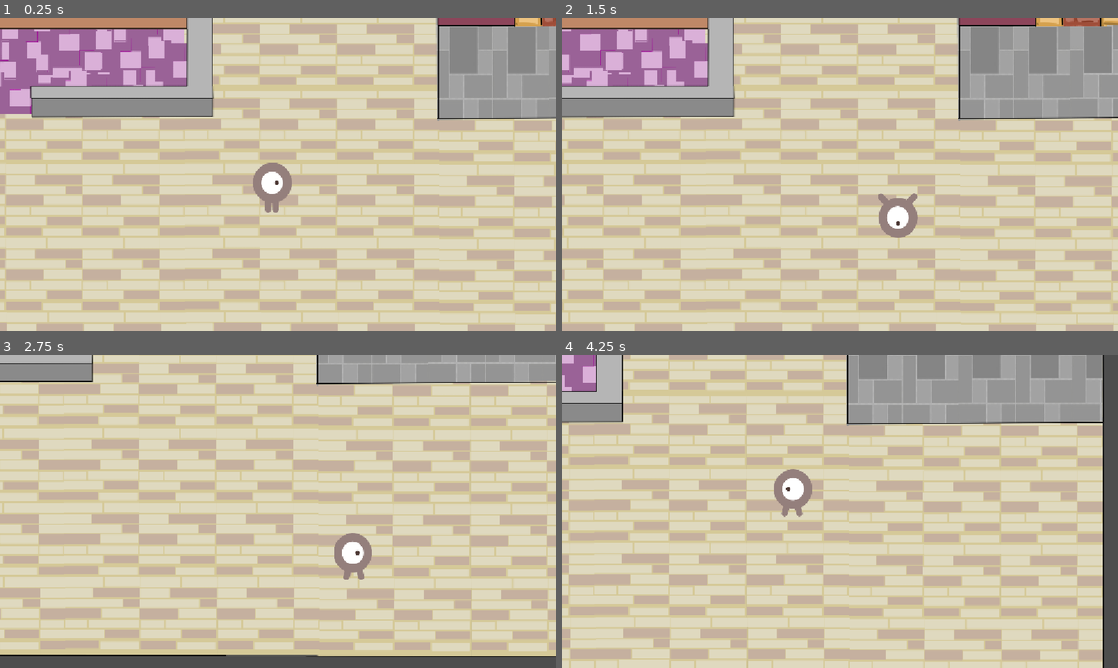
Above: before the commit, frames 1-4 (two rows, left to right).
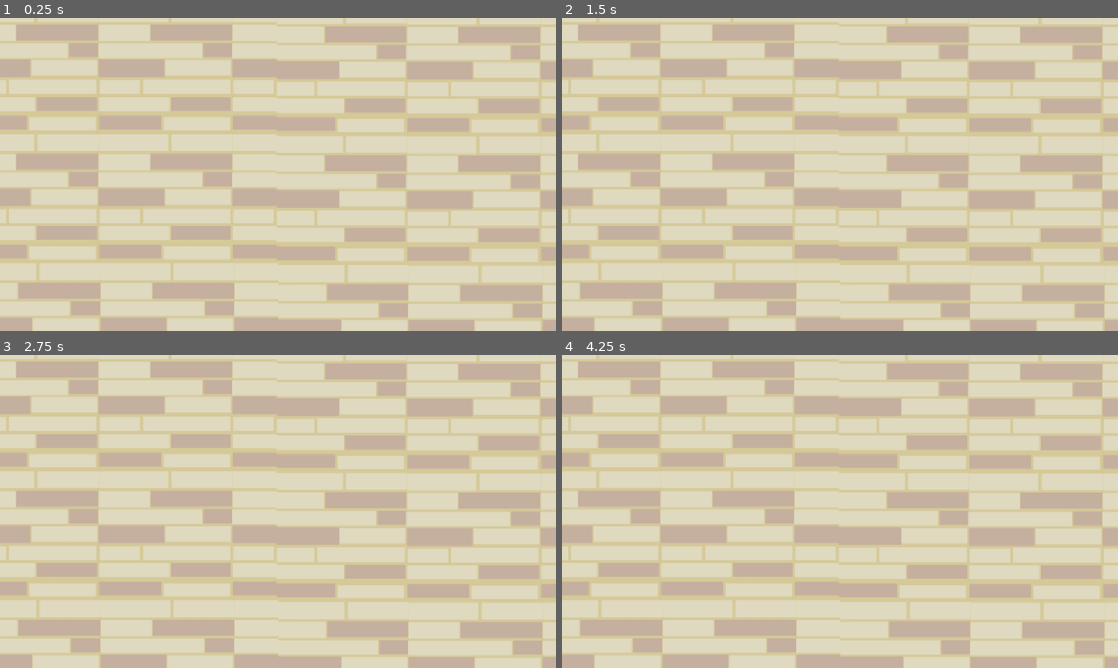
Above: after the commit, the same moments.

Repository: phamnguyenminhquan/Dummy-Game
Game: Godot game, scene res://tests/lobby.tscn
Two runs of this game, one before a commit and one after it. Both use one fixed random seed, a clock stepped at 60 frames per second and the inputs below. Before the commit the project starts from res://test/lobby.tscn.
Inputs:
- Up to frame 1 (0.25 s): no input
- Up to frame 2 (1.5 s): tap Enter at 0.5 s; hold Right (move_right) 0.53-1.28 s; hold Down (move_down) from 1.28 s (still down)
- Up to frame 3 (2.75 s): release Down (move_down) at 2.03 s; hold Right (move_right) from 2.03 s (still down)
- Up to frame 4 (4.25 s): release Right (move_right) at 2.78 s; hold Up (move_up) 2.78-3.53 s; hold Left (move_left) from 3.53 s (still down)

The runs differ from the first frame. In frame 1, 65% of the frame differs, in the area x 0-100%, y 0-100%; in frame 2, 65%; in frame 3, 59%; in frame 4, 64%.

Commit message:
test: multiplayer synchronized
- add main_test: the main test scene
- add multiplayer_spawner: spawn multiple player instances
- add user_button: use to toggle server or client

Diff:
--- a/control.tscn
+++ /dev/null
@@ -1,14 +0,0 @@
-[gd_scene format=3 uid="uid://mvelt0qg1xpa"]
-
-[node name="Control" type="Control" unique_id=1883080563]
-layout_mode = 3
-anchors_preset = 15
-anchor_right = 1.0
-anchor_bottom = 1.0
-grow_horizontal = 2
-grow_vertical = 2
-
-[node name="RichTextLabel" type="RichTextLabel" parent="." unique_id=1664794200]
-layout_mode = 0
-offset_right = 40.0
-offset_bottom = 40.0
--- a/entities/player/player.gd
+++ b/entities/player/player.gd
@@ -11,8 +11,17 @@
 	# If this player character belongs to the local machine, turn on the camera.
 	# If it belongs to another player on the network, keep the camera off.
 	if is_multiplayer_authority():
+		camera.make_current()
 
-		camera.make_current()
+func _enter_tree():
+	var id = name.to_int()
+
+	# 1. Cấp quyền điều khiển nhân vật cho Peer có ID này
+	set_multiplayer_authority(id)
+
+	# 2. CÁI NÀY QUAN TRỌNG: Cấp quyền cho cả node Synchronizer nữa!
+	# (Thay "$MultiplayerSynchronizer" bằng tên chính xác của node đó trong scene của bạn)
+	$MultiplayerSynchronizer.set_multiplayer_authority(id)
 
 func _physics_process(_delta):
 	# Only allow movement if the local machine owns this player
--- a/entities/player/player.tscn
+++ b/entities/player/player.tscn
@@ -7,13 +7,13 @@
 [ext_resource type="Texture2D" uid="uid://b8d6qhs4m5h80" path="res://assets/textures/playerGrey_walk2.png" id="5_bectd"]
 
 [sub_resource type="CapsuleShape2D" id="CapsuleShape2D_fkugw"]
-radius = 50.0
-height = 132.0
+radius = 74.0
+height = 156.0
 
 [sub_resource type="SceneReplicationConfig" id="SceneReplicationConfig_wvtmh"]
 properties/0/path = NodePath(".:position")
 properties/0/spawn = true
-properties/0/replication_mode = 1
+properties/0/replication_mode = 2
 properties/1/path = NodePath("AnimatedSprite2D:animation")
 properties/1/spawn = true
 properties/1/replication_mode = 1
@@ -51,6 +51,7 @@
 
 [node name="Player" type="CharacterBody2D" unique_id=1879362393]
 script = ExtResource("1_fkugw")
+metadata/_edit_group_ = true
 
 [node name="CollisionShape2D" type="CollisionShape2D" parent="." unique_id=610172096]
 position = Vector2(-28, 45)
--- a/entities/static_object/static_object.tscn
+++ /dev/null
@@ -1,16 +0,0 @@
-[gd_scene format=3 uid="uid://xdvbh2ivlx1t"]
-
-[ext_resource type="Texture2D" uid="uid://c0qtxmpjultbt" path="res://assets/textures/playerGrey_up1.png" id="1_x0vwl"]
-
-[sub_resource type="CapsuleShape2D" id="CapsuleShape2D_8ealr"]
-radius = 54.0
-height = 138.0
-
-[node name="StaticBody2D" type="StaticBody2D" unique_id=405382452]
-metadata/_edit_group_ = true
-
-[node name="Sprite2D" type="Sprite2D" parent="." unique_id=991658042]
-texture = ExtResource("1_x0vwl")
-
-[node name="CollisionShape2D" type="CollisionShape2D" parent="." unique_id=85044928]
-shape = SubResource("CapsuleShape2D_8ealr")
--- a/multiplayerhandling/multiplayer_spawner.tscn
+++ /dev/null
@@ -1,3 +0,0 @@
-[gd_scene format=3 uid="uid://7k2ghl64ypwy"]
-
-[node name="MultiplayerSpawner" type="MultiplayerSpawner" unique_id=1829270489]
--- a/project.godot
+++ b/project.godot
@@ -14,6 +14,11 @@
 run/main_scene="uid://fpmkinylvetw"
 config/features=PackedStringArray("4.7")
 config/icon="res://icon.svg"
+
+[autoload]
+
+NetworkManager="*uid://c16obdlaat3td"
+PlayerManager="*uid://xjcx2xd120eo"
 
 [display]
 
--- a/task_pool.gd
+++ /dev/null
@@ -1,7 +0,0 @@
-extends Resource
-class_name  TaskPool
-
-@export var tasks: Array[Task] = []
-
-func get_random_task() -> Task:
-	return tasks[randi() % tasks.size()]
--- a/test/lobby.tscn
+++ b/tests/lobby.tscn
@@ -1,10 +1,9 @@
 [gd_scene format=3 uid="uid://fpmkinylvetw"]
 
-[ext_resource type="Texture2D" uid="uid://tjmc8hpvumv5" path="res://assets/tilesets/ground level rework.png" id="1_v4m4m"]
-[ext_resource type="PackedScene" uid="uid://bycqqn40d3ngn" path="res://entities/player/player.tscn" id="2_hjx3y"]
+[ext_resource type="Texture2D" uid="uid://tjmc8hpvumv5" path="res://assets/tilesets/ground level rework.png" id="1_gaqco"]
 
 [sub_resource type="TileSetAtlasSource" id="TileSetAtlasSource_2wvic"]
-texture = ExtResource("1_v4m4m")
+texture = ExtResource("1_gaqco")
 texture_region_size = Vector2i(60, 60)
 4:0/size_in_atlas = Vector2i(52, 27)
 4:0/0 = 0
@@ -41,7 +40,8 @@
 physics_layer_0/collision_layer = 1
 sources/0 = SubResource("TileSetAtlasSource_tftiq")
 
-[node name="Node2D" type="Node2D" unique_id=916647507]
+[node name="Lobby" type="Node2D" unique_id=916647507]
+metadata/_edit_group_ = true
 
 [node name="TileMapLayer" type="TileMapLayer" parent="." unique_id=1672071959]
 tile_map_data = PackedByteArray(0, 0, 255, 255, 255, 255, 0, 0, 4, 0, 0, 0, 0, 0, 242, 255, 253, 255, 0, 0, 33, 0, 27, 0, 0, 0)
@@ -50,5 +50,3 @@
 [node name="TileMapLayer2" type="TileMapLayer" parent="." unique_id=544256603]
 tile_map_data = PackedByteArray(0, 0, 228, 255, 241, 255, 0, 0, 33, 0, 27, 0, 0, 0)
 tile_set = SubResource("TileSet_fe1wu")
-
-[node name="Player" parent="." unique_id=1879362393 instance=ExtResource("2_hjx3y")]
--- /dev/null
+++ b/tests/main_test.tscn
@@ -0,0 +1,19 @@
+[gd_scene format=3 uid="uid://kr868ruuhbfx"]
+
+[ext_resource type="Script" uid="uid://demydplk6cjin" path="res://tests/multiplayer_spawner.gd" id="1_bj4ok"]
+[ext_resource type="PackedScene" uid="uid://bycqqn40d3ngn" path="res://entities/player/player.tscn" id="2_64sjs"]
+[ext_resource type="PackedScene" uid="uid://ctyh1ph0thl7h" path="res://tests/user_button.tscn" id="2_el5m2"]
+[ext_resource type="PackedScene" uid="uid://fpmkinylvetw" path="res://tests/lobby.tscn" id="4_64sjs"]
+
+[node name="MainTest" type="Node2D" unique_id=603326438]
+
+[node name="MultiplayerSpawner" type="MultiplayerSpawner" parent="." unique_id=2081974042]
+_spawnable_scenes = PackedStringArray("uid://bycqqn40d3ngn")
+spawn_path = NodePath("..")
+script = ExtResource("1_bj4ok")
+network_player = ExtResource("2_64sjs")
+
+[node name="UserButton" parent="." unique_id=499692646 instance=ExtResource("2_el5m2")]
+top_level = true
+
+[node name="Lobby" parent="." unique_id=916647507 instance=ExtResource("4_64sjs")]
--- /dev/null
+++ b/tests/multiplayer_spawner.gd
@@ -0,0 +1,14 @@
+extends MultiplayerSpawner
+
+@export var network_player: PackedScene
+
+func _ready():
+	multiplayer.peer_connected.connect(spawn_player)
+
+func spawn_player(id: int):
+	if not multiplayer.is_server():
+		return
+	var player = network_player.instantiate()
+	player.name = str(id)
+
+	get_node(spawn_path).call_deferred("add_child", player)
--- a/tests/test_movement.tscn
+++ /dev/null
@@ -1,11 +0,0 @@
-[gd_scene format=3 uid="uid://ccvnvb4sv6yso"]
-
-[ext_resource type="PackedScene" uid="uid://bycqqn40d3ngn" path="res://entities/player/player.tscn" id="1_vjlvy"]
-[ext_resource type="PackedScene" uid="uid://xdvbh2ivlx1t" path="res://entities/static_object/static_object.tscn" id="2_ih7aq"]
-
-[node name="TestMovement" type="Node2D" unique_id=1558882397]
-
-[node name="Player" parent="." unique_id=1879362393 instance=ExtResource("1_vjlvy")]
-
-[node name="StaticObject" parent="." unique_id=405382452 instance=ExtResource("2_ih7aq")]
-position = Vector2(411, 212)
--- /dev/null
+++ b/tests/user_button.gd
@@ -0,0 +1,7 @@
+extends Control
+
+func _on_server_pressed():
+	NetworkManager.create_game()
+
+func _on_client_pressed():
+	NetworkManager.join_game()
--- /dev/null
+++ b/tests/user_button.tscn
@@ -0,0 +1,30 @@
+[gd_scene format=3 uid="uid://ctyh1ph0thl7h"]
+
+[ext_resource type="Script" uid="uid://bfywot44hfsua" path="res://tests/user_button.gd" id="1_r44cs"]
+
+[node name="UserButton" type="Control" unique_id=499692646]
+layout_mode = 3
+anchors_preset = 15
+anchor_right = 1.0
+anchor_bottom = 1.0
+grow_horizontal = 2
+grow_vertical = 2
+script = ExtResource("1_r44cs")
+
+[node name="VBoxContainer" type="VBoxContainer" parent="." unique_id=623568888]
+layout_mode = 0
+offset_right = 40.0
+offset_bottom = 40.0
+
+[node name="Server" type="Button" parent="VBoxContainer" unique_id=664324313]
+layout_mode = 2
+focus_mode = 0
+text = "SERVER"
+
+[node name="Client" type="Button" parent="VBoxContainer" unique_id=411937421]
+layout_mode = 2
+focus_mode = 0
+text = "CLIENT"
+
+[connection signal="pressed" from="VBoxContainer/Server" to="." method="_on_server_pressed"]
+[connection signal="pressed" from="VBoxContainer/Client" to="." method="_on_client_pressed"]
Not shown, removed: task_pool.gd.uid
Not shown: 1 places in tests/lobby.tscn that only renumber resources
Not shown, added: tests/multiplayer_spawner.gd.uid
Not shown, added: tests/user_button.gd.uid
